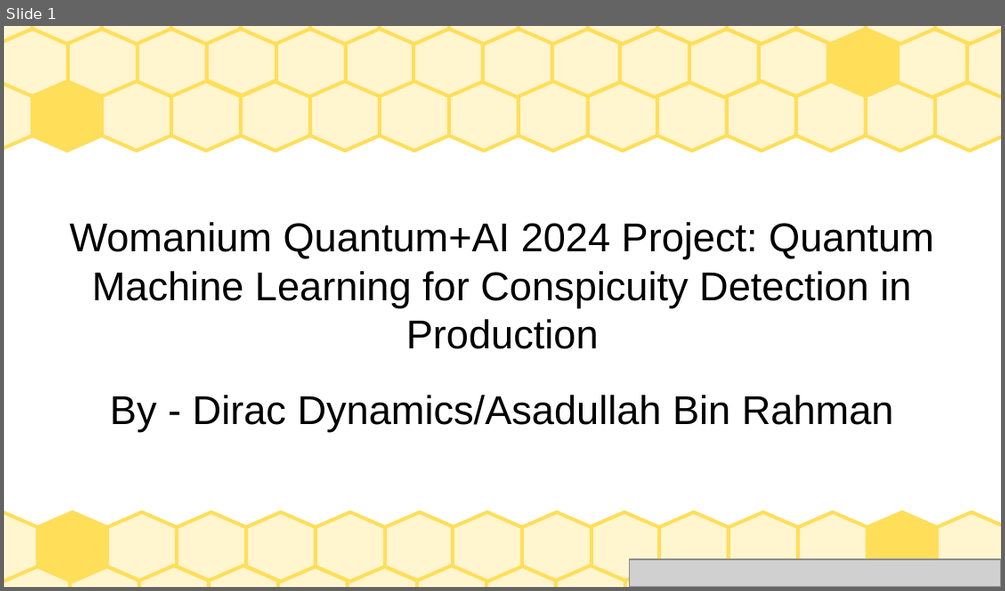
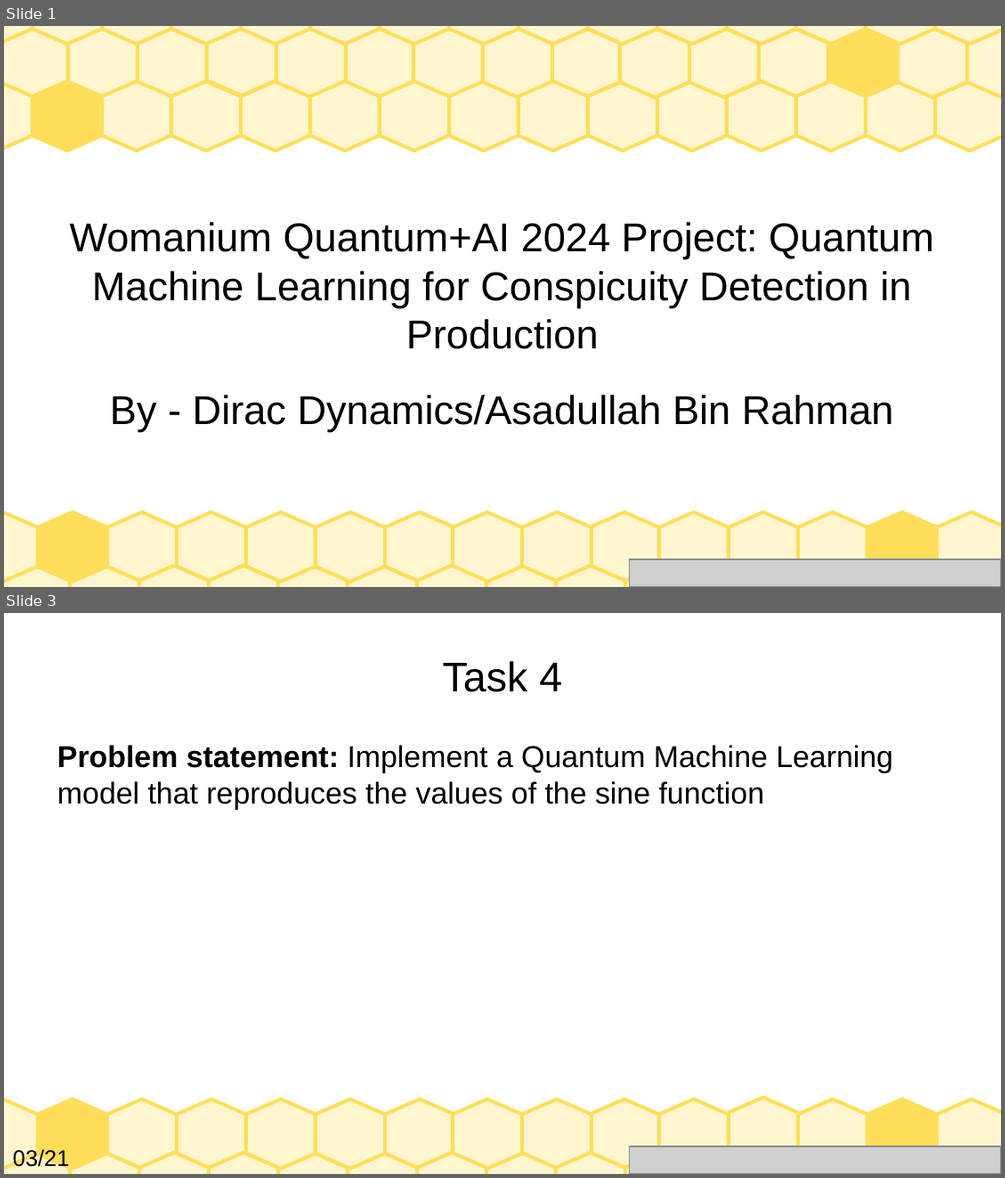
Before and after one commit to AsadullahGalib007/QML-for-Conspicuity-Detection-in-Production, a slide deck: project-presentation.odp. Shown one above the other, each under a label of ours: slide 1 before the commit, slides 1 and 3 after it; the slides between them are not shown. The pictures are 1005x591 and 1005x1178 pixels, drawn with LibreOffice and Linux fonts; fonts in the diff are those of the drawing; grey boxes stand for pictures. Boxes give left, top, right and bottom in pixels: in the first picture for what was removed or moved away, otherwise in the second. Text is boxed around its words. In the diff, an @@ line names an element or a change of style, - is before the commit and + after.

```diff
--- a/project-presentation.odp
+++ b/project-presentation.odp
@@ slide 3 added at [4, 613, 1001, 1174], background #FFFFFF; not listed: 29 template elements that a slide beside it also shows @@
@@ title added at [443, 661, 562, 692], 33 pt, text #000000 @@
+Task 4
@@ text added at [57, 745, 893, 810], 24 pt, text #000000 @@
+Problem statement: Implement a Quantum Machine Learning model that reproduces the values of the sine function
@@ freeform shape added at [728, 1097, 798, 1167], fill #FFF5CE, outline #FFDE59 2.83 pt @@
@@ text added at [13, 1148, 70, 1171], 18 pt, text #000000 @@
+03/21
@@ picture added at [629, 1147, 1001, 1174] @@
```
Also in this commit, not shown: 2 slides changed, 17 other slides added, 7 slides removed.
